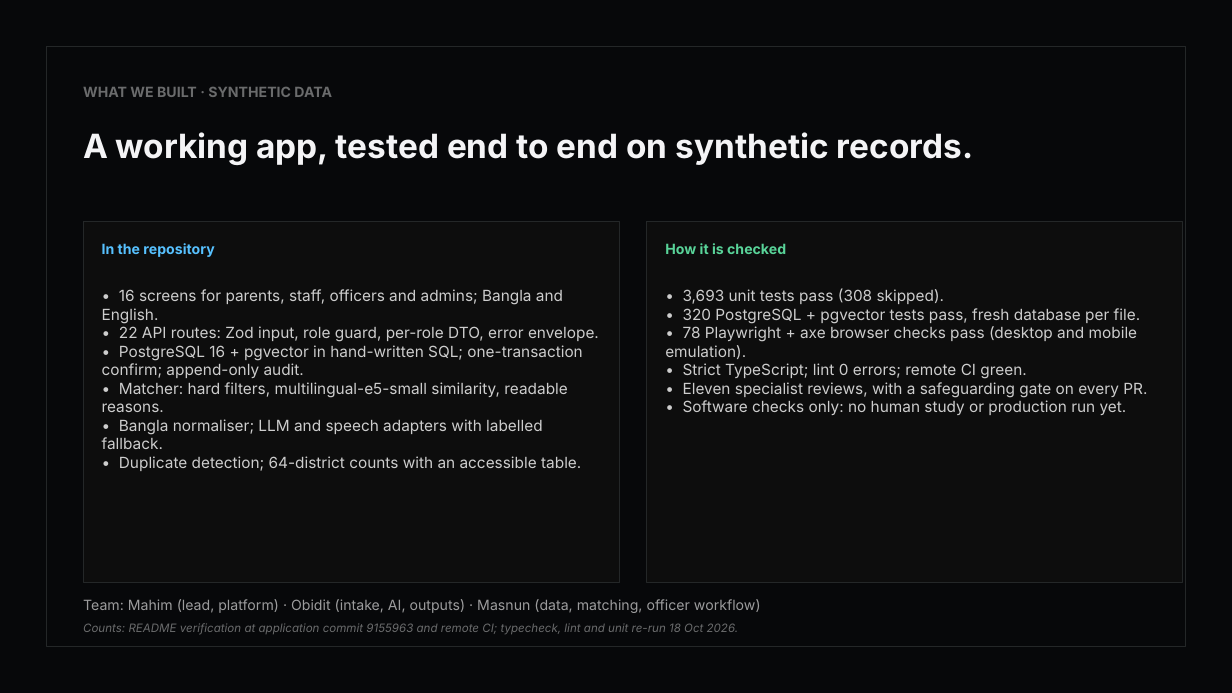
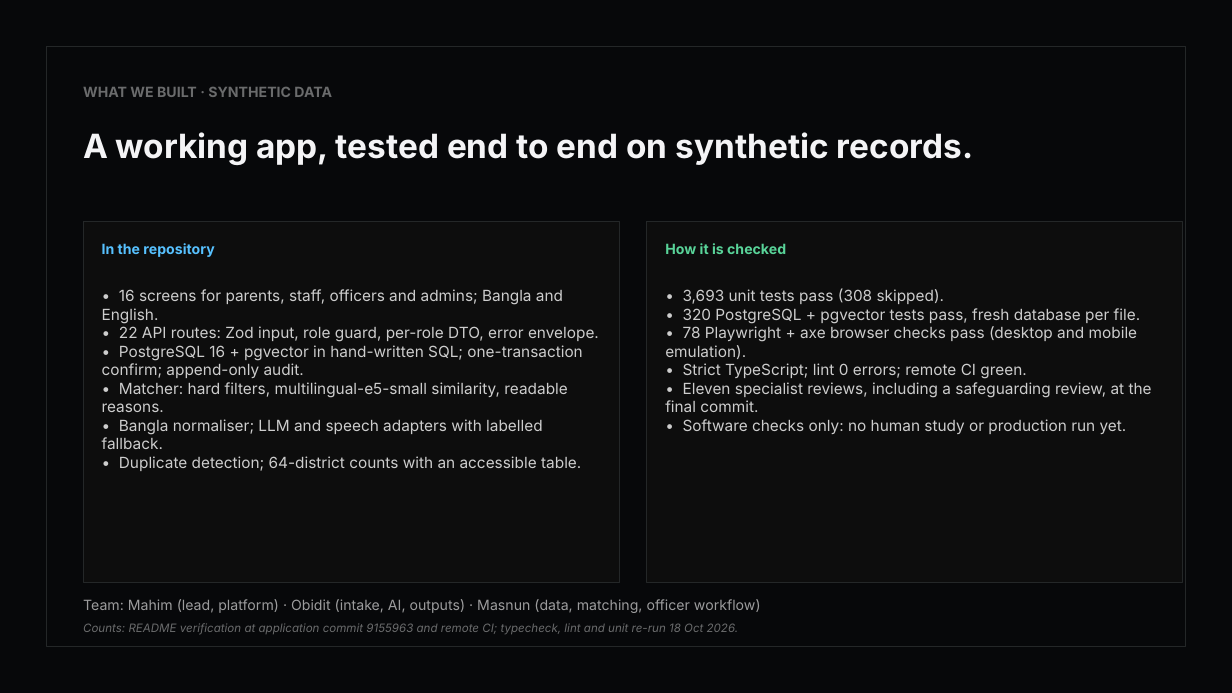
Before and after one commit to tashobi02/Fera-AI, a slide deck: slide 7 of submission/round2/fera-round2-deck.pptx. Drawn at 1232x693 pixels with LibreOffice and Linux fonts; fonts in the diff are those of the drawing. Boxes give left, top, right and bottom in pixels: in the first picture for what was removed or moved away, otherwise in the second. Text is boxed around its words. In the diff, an @@ line names an element or a change of style, - is before the commit and + after.

```diff
--- a/submission/round2/fera-round2-deck.pptx
+++ b/submission/round2/fera-round2-deck.pptx
@@ text at (x1=665, y1=382, x2=1152, y2=412): text changed @@
-• Eleven specialist reviews, with a safeguarding gate on every PR.
+• Eleven specialist reviews, including a safeguarding review, at the final commit.
```
Also in this commit, not shown: 3 other files.
